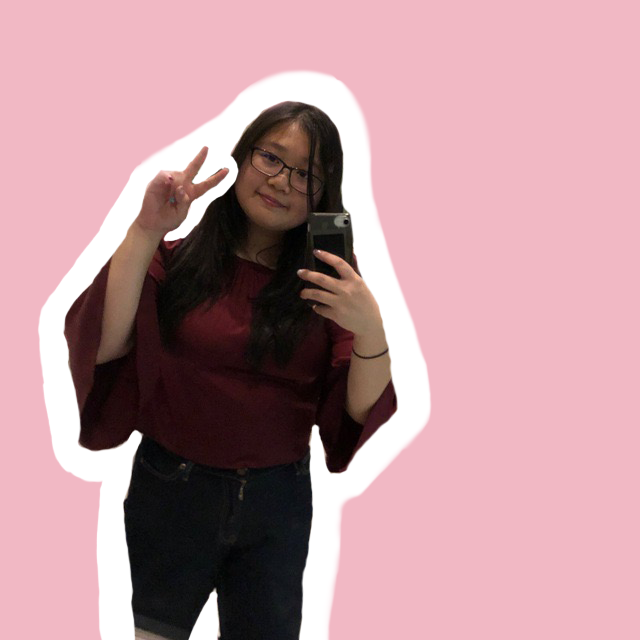
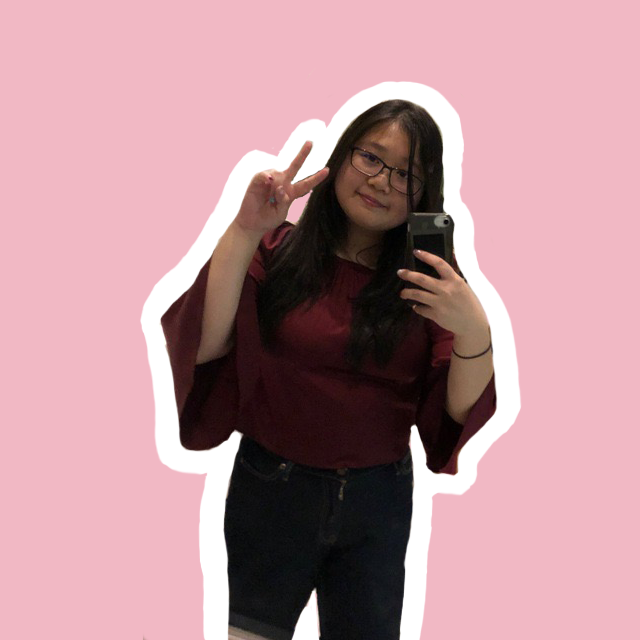
Layers edited between the first and the second 640px x 640px image:
renamed "Layer 0" to "Layer 1", painted on it over [37, 68, 522, 640]
painted on "Color Fill 1" over [161, 120, 331, 242]
